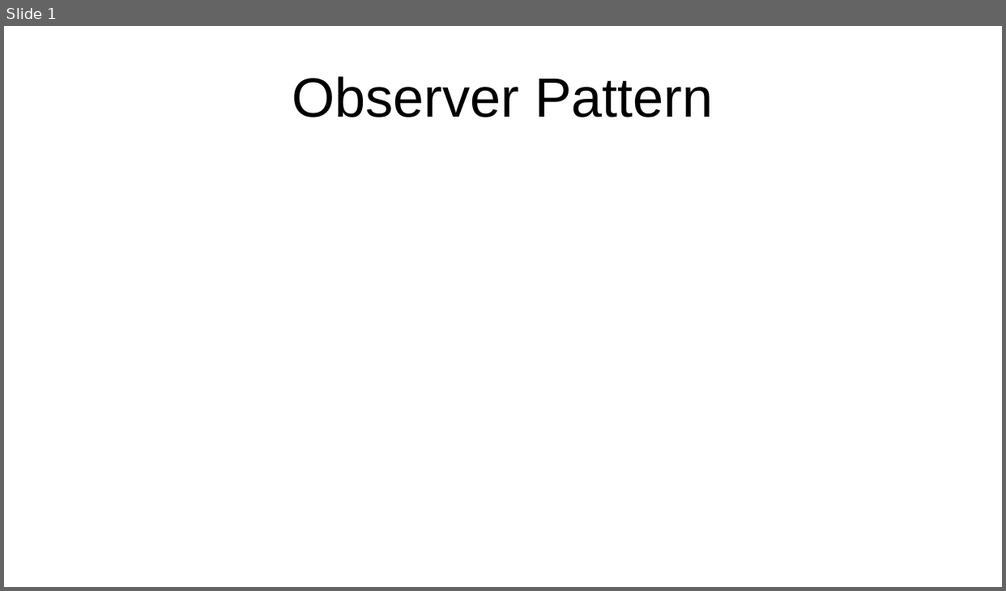
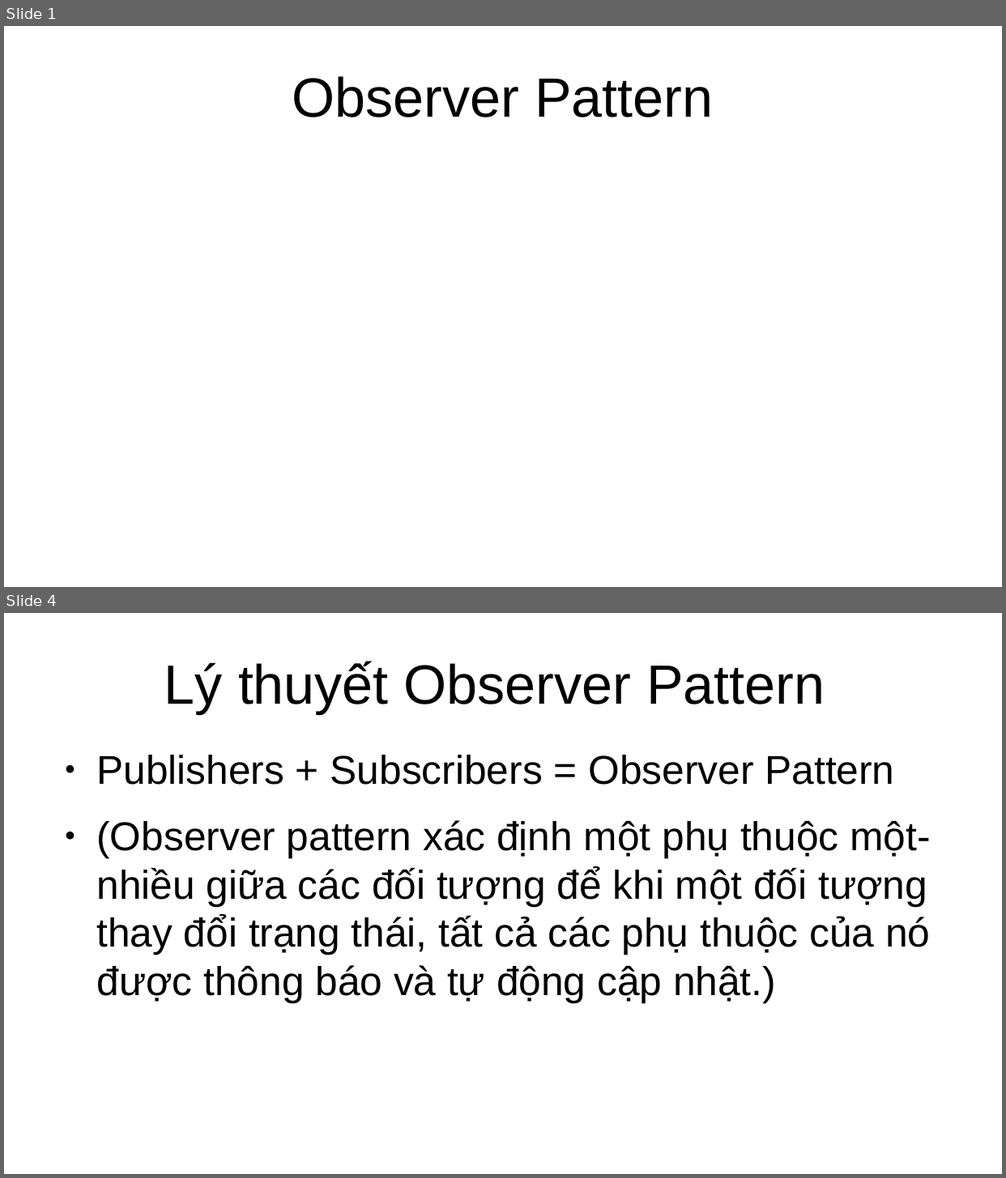
Before and after one commit to cuongnl/design_pattern, a slide deck: observer_pattern/note.odp. Shown one above the other, each under a label of ours: slide 1 before the commit, slides 1 and 4 after it; the slides between them are not shown. The pictures are 1006x591 and 1006x1178 pixels, drawn with LibreOffice and Linux fonts; fonts in the diff are those of the drawing. Boxes give left, top, right and bottom in pixels: in the first picture for what was removed or moved away, otherwise in the second. Text is boxed around its words. In the diff, an @@ line names an element or a change of style, - is before the commit and + after.

```diff
--- a/observer_pattern/note.odp
+++ b/observer_pattern/note.odp
@@ slide 4 added at box(4, 613, 1002, 1174), background #FFFFFF @@
@@ title added at box(164, 661, 825, 714), 44 pt, text #000000 @@
+Lý thuyết Observer Pattern
@@ text added at box(96, 755, 930, 1003), 32 pt, text #000000 @@
+● Publishers + Subscribers = Observer Pattern
+● (Observer pattern xác định một phụ thuộc một-nhiều giữa các đối tượng để khi một đối tượng thay đổi trạng thái, tất cả các phụ thuộc của nó được thông báo và tự động cập nhật.)
```
Also in this commit, not shown: 5 other slides added, 24 other files.
